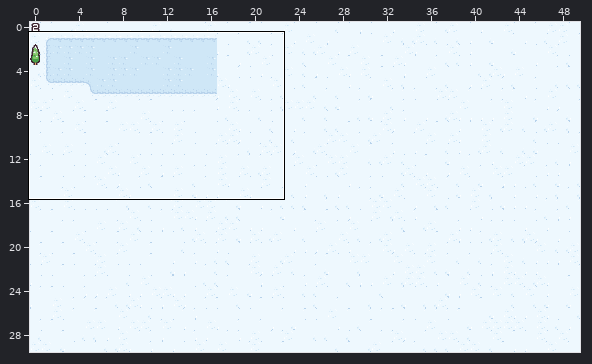
Two versions of a level (Tiled map (JSON), src/renderer/public/tiled/map_2.json). Above: a wide view before the commit, with the close-up outlined.
Close-up. The starting point:
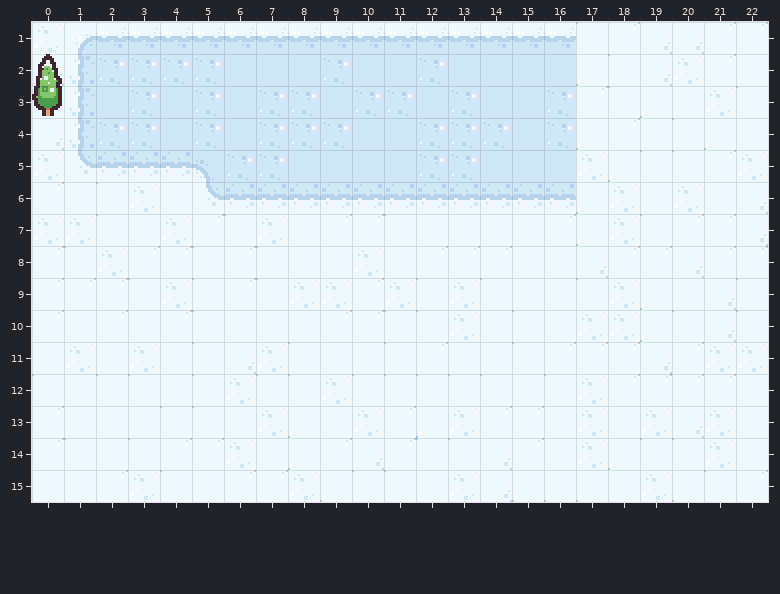
Cells are 16x16 px. Shown: x 0..22, y 1..15. The commit also changed other parts of the map, which this record leaves out.
Now the later version:
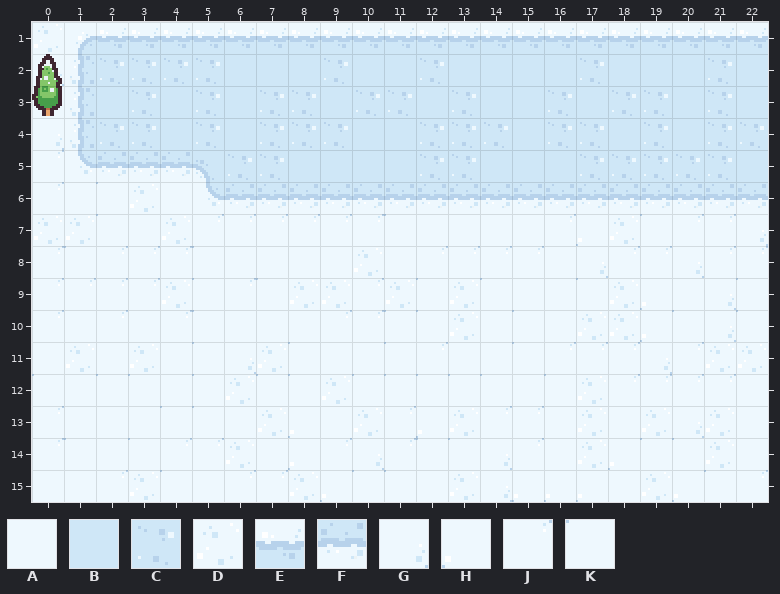
Key: from "tiny_ski": A 0, B 2, C 3, D 5, E 6, F 7, G 13, H 16, J 49, K 52.
_ is an empty cell.
Difference:
Layer "bg":
y 1: x 17..22 KJGGJJ -> EEEEEE
y 2: x 17..22 HKGDJA -> CBBBCB
y 3: x 17..22 JKHADK -> BCCBCB
y 4: x 17..22 HJAKHA -> CBCBCC
y 5: x 0 D -> J; x 17..22 DHKKJD -> CCCCCB
y 6: x 17..22 HDADAG -> FFFFFF
y 7: x 7 D -> J
y 8: x 2 D -> J
Changed places in both close-ups, as pixel boxes (x1, y1, x2, y2):
changed: (576, 22, 768, 214)
changed: (34, 150, 64, 180)
changed: (258, 214, 288, 244)
changed: (98, 246, 128, 276)
